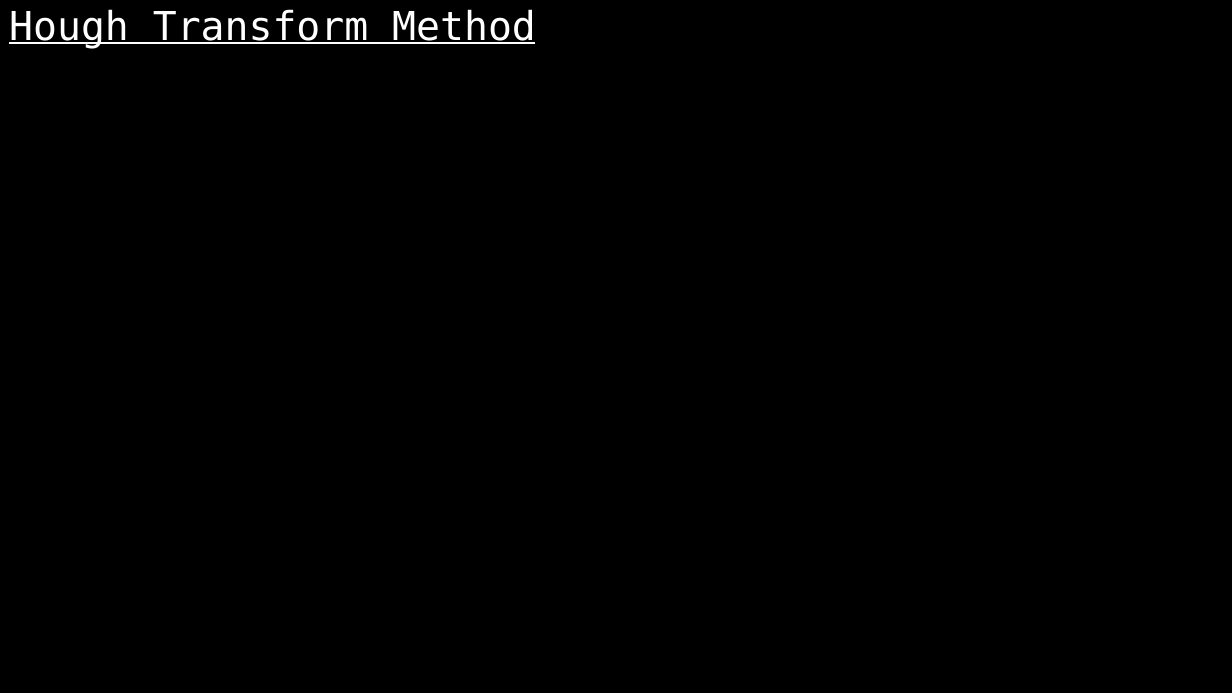
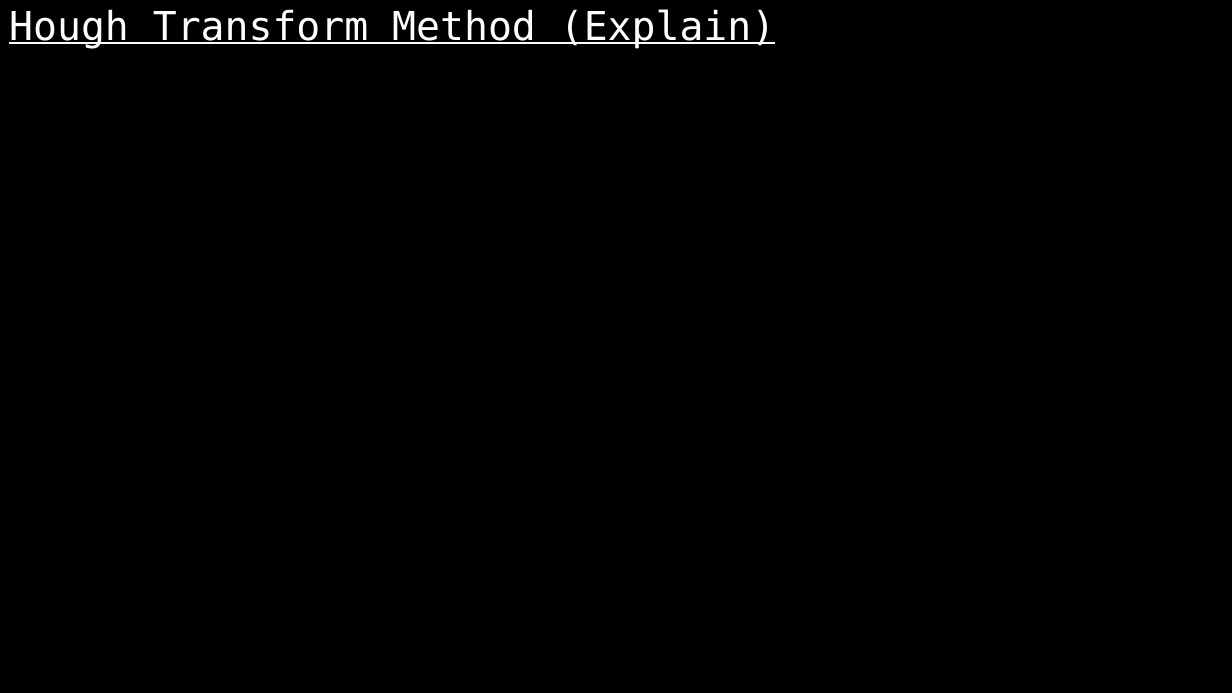
Before and after one commit to karthikeyanrathore/Lane-Line-Detection, a slide deck: slide 7 of laneline.pptx. Drawn at 1232x693 pixels with LibreOffice and Linux fonts; fonts in the diff are those of the drawing. Boxes give left, top, right and bottom in pixels: in the first picture for what was removed or moved away, otherwise in the second. Text is boxed around its words. In the diff, an @@ line names an element or a change of style, - is before the commit and + after.

Commit message:
ppt-1

```diff
--- a/laneline.pptx
+++ b/laneline.pptx
@@ title at [9, 9, 776, 49]: text changed @@
-Hough Transform Method
+Hough Transform Method (Explain)
```
Also in this commit, not shown: 5 other slides changed, 2 slides added, 2 slides removed, 19 other files.
